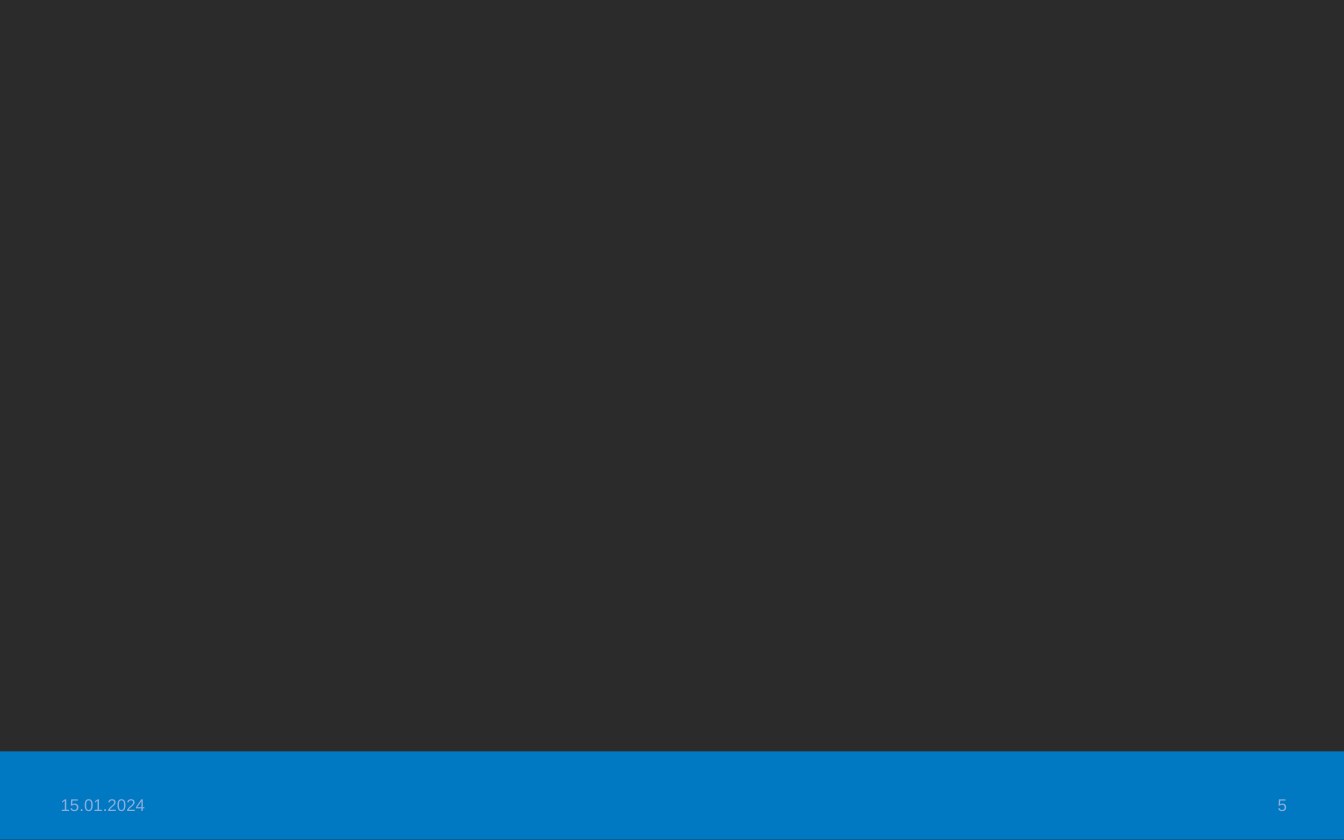
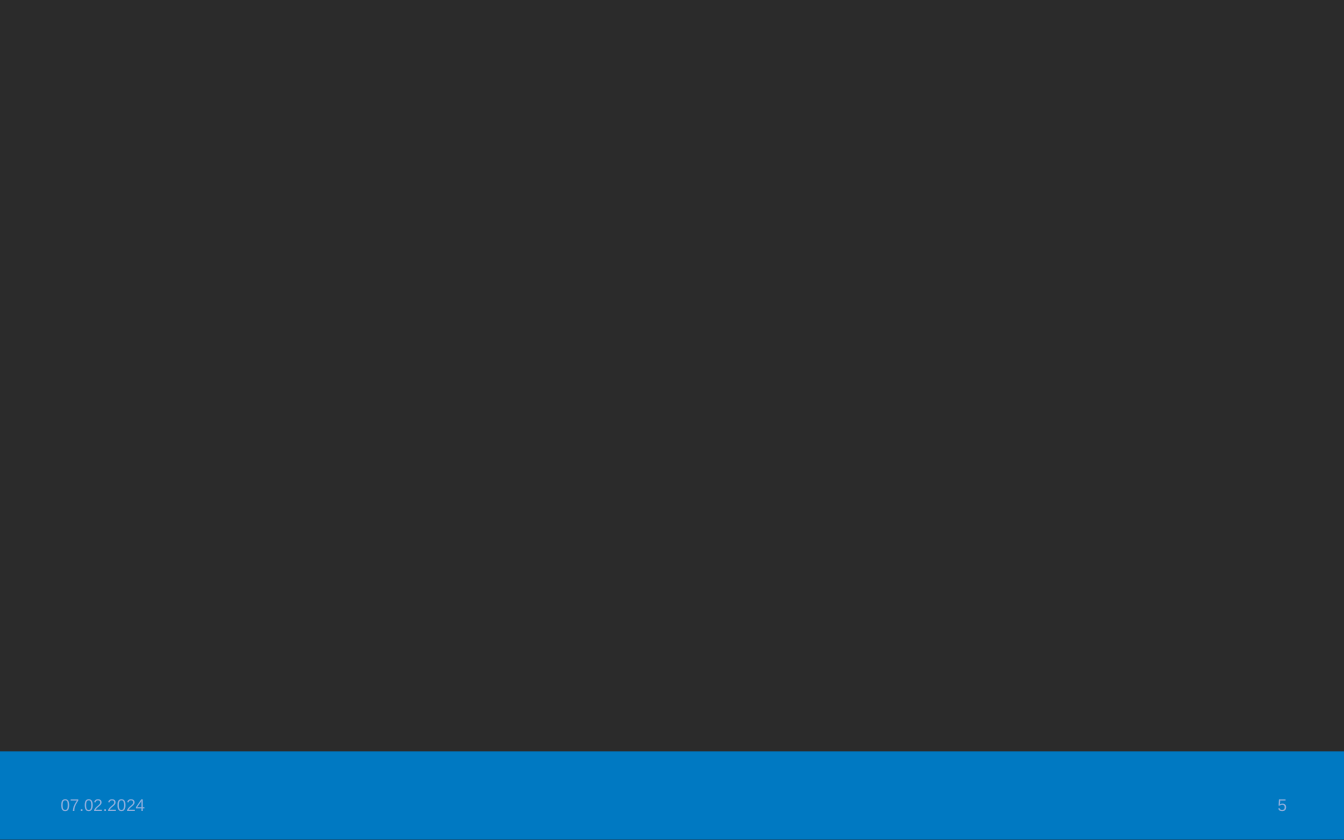
Before and after one commit to Tietokantahallinta/Tietokantahallinta.github.io, a slide deck: slide 5 of luennot/viikko04/Luentokalvot_04.odp. Drawn at 1344x840 pixels with LibreOffice and Linux fonts; fonts in the diff are those of the drawing; background and template pictures are left out; a plain dark background stands for a picture behind light text. Boxes give left, top, right and bottom in pixels: in the first picture for what was removed or moved away, otherwise in the second. Text is boxed around its words. In the diff, an @@ line names an element or a change of style, - is before the commit and + after.

```diff
--- a/luennot/viikko04/Luentokalvot_04.odp
+++ b/luennot/viikko04/Luentokalvot_04.odp
@@ text at [61, 799, 146, 811]: text changed @@
-15.01.2024
+07.02.2024
```
Also in this commit, not shown: 2 other slides changed, 2 other files.
